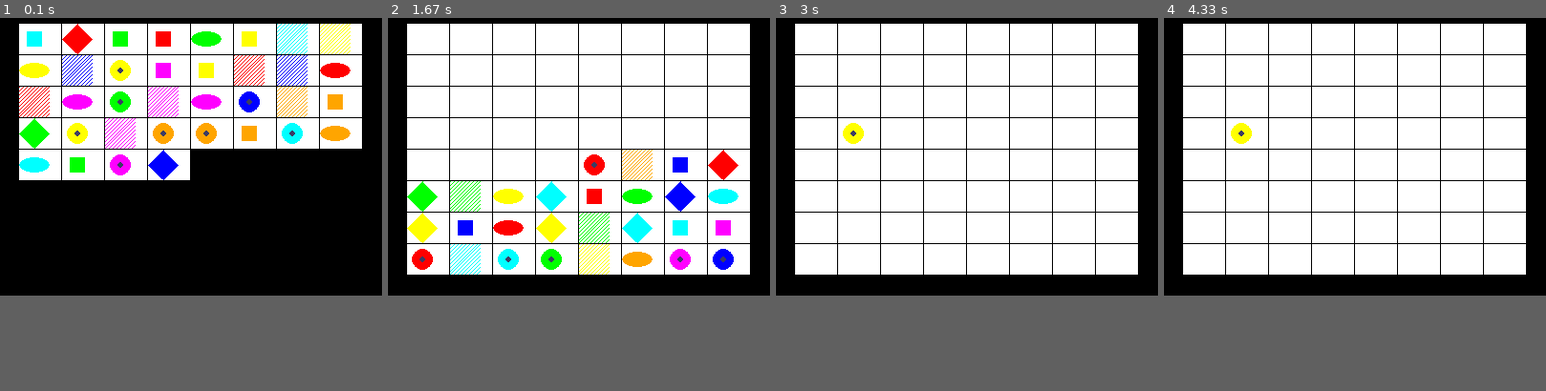
Above: before the commit, frames 1-4 (left to right).
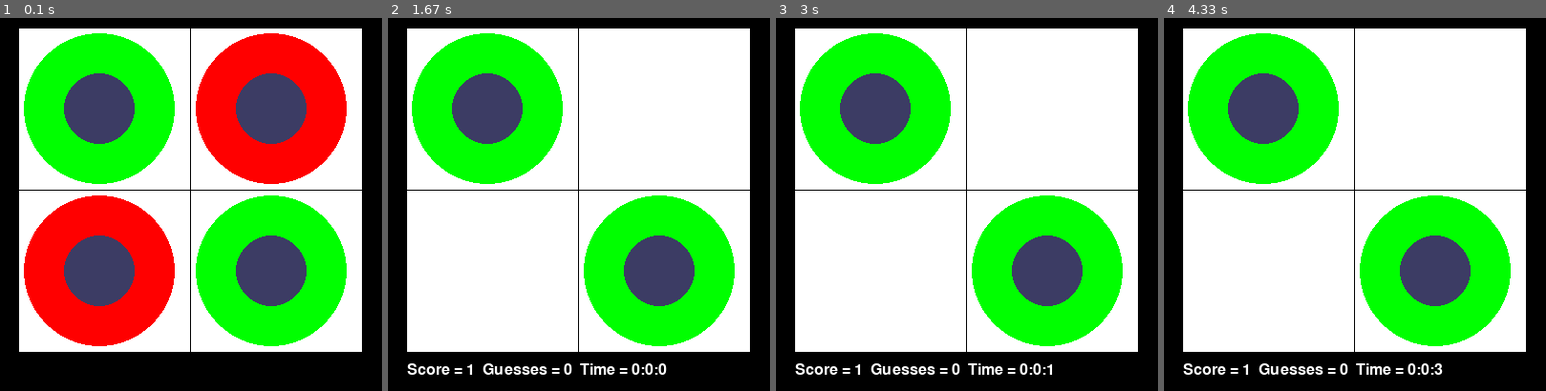
Above: after the commit, the same moments.

Repository: ferguslesley/HomeEd
Game: pygame game, started from Pygame/Memory Game.py
Two runs of this game, one before a commit and one after it. Both use one fixed random seed, a clock stepped at 60 frames per second and the inputs below. The source is Python 2; it was converted automatically to run under Python 3.
Inputs (mouse positions are in pixels of both pictures, inside the frame that each line leads up to):
- Up to frame 1 (0.1 s): no input
- Up to frame 2 (1.67 s): click (617, 286) at 0.88 s; press the mouse at (617, 286) at 1.2 s; move the mouse to (552, 204) at 1.3 s; release the mouse at (487, 126) at 1.43 s
- Up to frame 3 (3 s): no input
- Up to frame 4 (4.33 s): no input
The window is 400x300 before the commit and 400x400 after it. Grey fills any space a smaller window leaves; there, only what the larger window draws over its background counts as a difference.

The runs differ from the first frame. In frame 1, 70% of the frame differs, in the area x 5-95%, y 1-90%; in frame 2, 46%; in frame 3, 42%; in frame 4, 42%.

Commit message:
Detected when you finish, tracked scores, guesses and time

Diff:
--- a/Pygame/Memory Game.py
+++ b/Pygame/Memory Game.py
@@ -8,17 +8,24 @@
 ##########################################################
 # Game constants
 
+DEBUG = True
+
 SCREENW = 400
-SCREENH = 300
+SCREENH = 400
 
 MARGINX = SCREENW / 20
-MARGINY = SCREENH / 20
-
-ROWS = 8
-COLS = 8
+MARGINTOP = SCREENH / 20
+MARGINBOTTOM = MARGINTOP * 2
+if DEBUG:
+    ROWS = 2
+    COLS = 2
+else:
+    ROWS = 8
+    COLS = 8
+MAXSCORE = ROWS * COLS / 2
 
 CELLW = (SCREENW - MARGINX * 2) / COLS
-CELLH = (SCREENH - MARGINY * 2) / ROWS
+CELLH = (SCREENH - MARGINTOP - MARGINBOTTOM) / ROWS
 
 #            R    G    B
 WHITE    = (255, 255, 255)
@@ -50,6 +57,12 @@
 assert len(ALLCOLOURS) * len(ALLSHAPES) * 2 >= ROWS * COLS, "Board is too big for the number of shapes/colors defined."
 
 #################################################
+
+def Debug(text):
+    if DEBUG:
+        print text
+
+#################################################
 # drawcell - draw the cell and fill it with a number
 #     row
 #     column
@@ -77,7 +90,7 @@
 
 def cellrect(row, column):
     x = MARGINX + (CELLW * column)
-    y = MARGINY + (CELLH * row)
+    y = MARGINTOP + (CELLH * row)
     return Rect(x , y, CELLW - 1, CELLH - 1)
 
 #################################################
@@ -86,7 +99,7 @@
 
 def find_cell(x, y):
     column = (x - MARGINX) / CELLW
-    row = (y - MARGINY) / CELLH
+    row = (y - MARGINTOP) / CELLH
     return row, column
 
 #################################################
@@ -165,14 +178,33 @@
 
 #################################################
 
+def draw_text(text, x, y, size):
+    font = pygame.font.Font('freesansbold.ttf', size)
+    rendered = font.render(text, True, WHITE)
+    displayRect = rendered.get_rect()
+    displayRect.topleft = (x, y)
+    DISPLAYSURF.blit(rendered, displayRect)
+
+
+#################################################
+
+def end_game():
+    area = Rect(0, 0, SCREENW, SCREENH)
+    pygame.draw.rect(DISPLAYSURF, BLACK, area)
+    statusmessage = 'Score = {}  Guesses = {}  Time = {}:{}:{}'.format(score, guesses, int(hours), int(minutes), int(seconds))
+    draw_text(statusmessage, MARGINX, SCREENH - MARGINBOTTOM * 3/4, MARGINBOTTOM * 2/5)
+
+
+
+
+#################################################
+
 
 pygame.init()
 
 
 DISPLAYSURF = pygame.display.set_mode((SCREENW, SCREENH))
 pygame.display.set_caption('Memory Game')
-
-fontObj = pygame.font.Font('freesansbold.ttf', 16)
 
 grid = build_grid(ROWS, COLS)
 
@@ -187,18 +219,35 @@
         pygame.display.update()
 
 
+
 oldx, oldy = -1, -1
 oldrow, oldcol = -1, -1
 firstclick = True
+score = 0
+guesses = 0
+elapsed_time = 0
+start_time = 0
+the_clocks_running = False
+finished = False
 
 # run the game loop
 while True:
+    if the_clocks_running:
+        elapsed_time = time.time() - start_time
     for event in pygame.event.get():
         if event.type == QUIT:
             pygame.quit()
             sys.exit()
 
+
+        if score >= MAXSCORE:
+            end_game()
+
         if event.type == MOUSEBUTTONUP:
+            if not the_clocks_running:
+                Debug("start the clock")
+                start_time = time.time()
+                the_clocks_running = True
             mousex, mousey = event.pos
             row, column = find_cell(mousex, mousey)
             if row < ROWS and column < COLS and row >= 0 and column >=0: # on the grid ...
@@ -221,6 +270,7 @@
                 else:
                     drawcell(row, column, cell)
                     if oldcell == cell:
+                        score = score + 1
                         # they match
                         # so mark them as Found
                         grid[row][column] = (cell[0], cell[1], True)
@@ -233,6 +283,15 @@
                         drawcellempty(row,column, cell)
                         oldrow = -1
                         oldcol = -1
+                        guesses = guesses + 1
                     firstclick = True
 
+
+    #Updating Status and Refreshing Screen
+    statusrect = Rect(0, SCREENH - MARGINBOTTOM, SCREENW, MARGINBOTTOM)
+    pygame.draw.rect(DISPLAYSURF, BLACK, statusrect)
+    hours, rem = divmod(elapsed_time, 3600)
+    minutes, seconds = divmod(rem, 60)
+    statusmessage = 'Score = {}  Guesses = {}  Time = {}:{}:{}'.format(score, guesses, int(hours), int(minutes), int(seconds))
+    draw_text(statusmessage, MARGINX, SCREENH - MARGINBOTTOM * 3/4, MARGINBOTTOM * 2/5)
     pygame.display.update()
